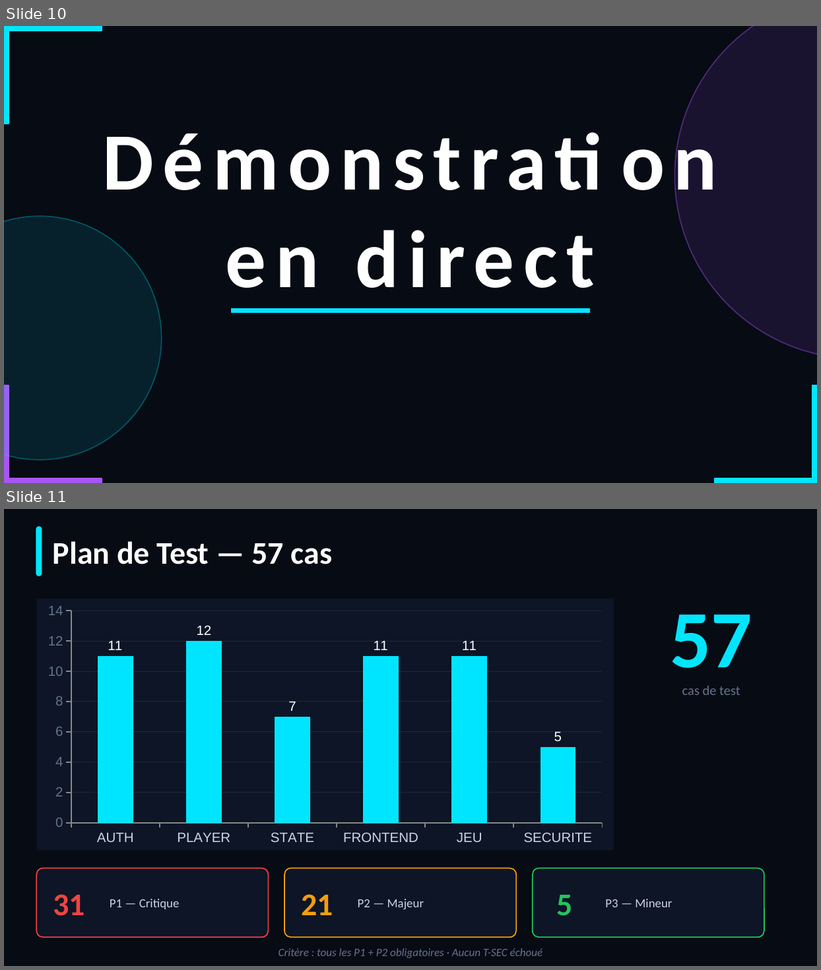
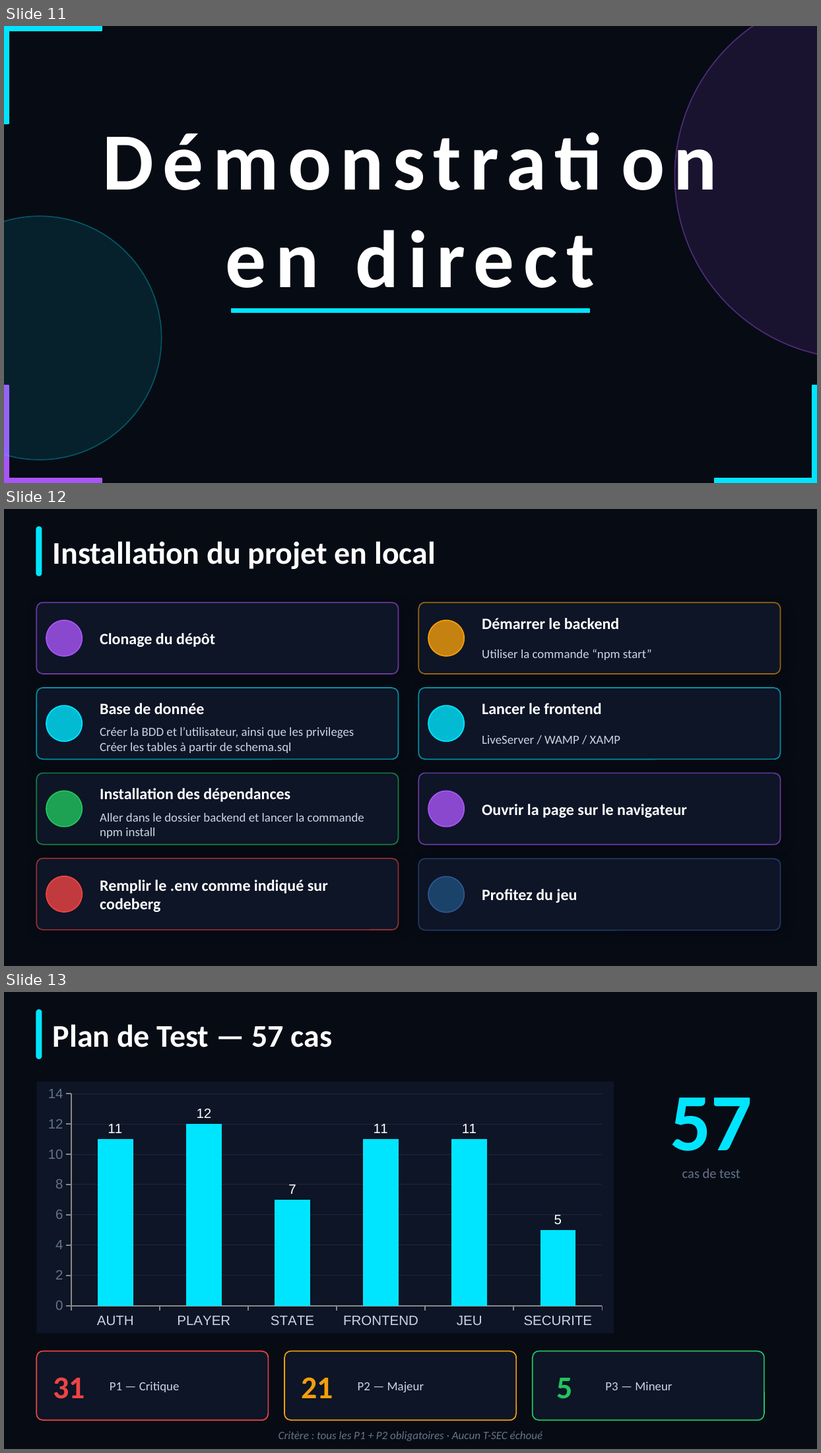
Before and after one commit to Vyzoin/Neuropulse, a slide deck: Presentation_Neuropulse.pptx. Shown one above the other, each under a label of ours: slides 10 and 11 before the commit, slides 11, 12 and 13 after it. The pictures are 821x970 and 821x1453 pixels, drawn with LibreOffice and Linux fonts; fonts in the diff are those of the drawing. Boxes give left, top, right and bottom in pixels: in the first picture for what was removed or moved away, otherwise in the second. Text is boxed around its words. In the diff, an @@ line names an element or a change of style, - is before the commit and + after.

```diff
--- a/Presentation_Neuropulse.pptx
+++ b/Presentation_Neuropulse.pptx
@@ slide 12 added at box(4, 509, 817, 966), background #070B14 @@
@@ rounded rectangle added at box(36, 527, 42, 576), fill #00E5FF, outline #00E5FF 1 pt @@
@@ text added at box(53, 541, 436, 569), 28 pt, text #FFFFFF, bold @@
+Installation du projet en local
@@ rounded rectangle added at box(36, 603, 399, 674), fill #0D1526, outline #A855F7 1 pt @@
@@ rounded rectangle added at box(418, 603, 781, 674), fill #0D1526, outline #F59E0B 1 pt @@
@@ ellipse added at box(46, 621, 82, 656), fill #A855F7 at 80% opacity, outline #A855F7 1 pt @@
@@ ellipse added at box(428, 621, 464, 656), fill #F59E0B at 80% opacity, outline #F59E0B 1 pt @@
@@ text added at box(482, 618, 619, 629), 14 pt, text #FFFFFF, bold @@
+Démarrer le backend
@@ text added at box(100, 633, 215, 647), 14 pt, text #FFFFFF, bold @@
+Clonage du dépôt
@@ text added at box(482, 649, 652, 660), 11 pt, text #CBD5E1 @@
+Utiliser la commande “npm start”
@@ rounded rectangle added at box(36, 688, 399, 759), fill #0D1526, outline #00E5FF 1 pt @@
@@ ellipse added at box(46, 706, 82, 741), fill #00E5FF at 80% opacity, outline #00E5FF 1 pt @@
@@ text added at box(100, 703, 205, 714), 14 pt, text #FFFFFF, bold @@
+Base de donnée
@@ rounded rectangle added at box(418, 688, 781, 759), fill #0D1526, outline #00E5FF 1 pt @@
@@ ellipse added at box(428, 706, 464, 741), fill #00E5FF at 80% opacity, outline #00E5FF 1 pt @@
@@ text added at box(482, 703, 601, 714), 14 pt, text #FFFFFF, bold @@
+Lancer le frontend
@@ text added at box(100, 727, 354, 753), 11 pt, text #CBD5E1 @@
+Créer la BDD et l’utilisateur, ainsi que les privileges
+Créer les tables à partir de schema.sql
@@ text added at box(482, 735, 621, 744), 11 pt, text #CBD5E1 @@
+LiveServer / WAMP / XAMP
@@ rounded rectangle added at box(36, 773, 399, 845), fill #0D1526, outline #22C55E 1 pt @@
@@ rounded rectangle added at box(418, 773, 781, 845), fill #0D1526, outline #A855F7 1 pt @@
@@ ellipse added at box(46, 791, 82, 827), fill #22C55E at 80% opacity, outline #22C55E 1 pt @@
@@ text added at box(100, 788, 290, 802), 14 pt, text #FFFFFF, bold @@
+Installation des dépendances
@@ ellipse added at box(428, 791, 464, 827), fill #A855F7 at 80% opacity, outline #A855F7 1 pt @@
@@ text added at box(482, 804, 687, 818), 14 pt, text #FFFFFF, bold @@
+Ouvrir la page sur le navigateur
@@ text added at box(100, 813, 364, 838), 11 pt, text #CBD5E1 @@
+Aller dans le dossier backend et lancer la commande
+npm install
@@ rounded rectangle added at box(36, 859, 399, 930), fill #0D1526, outline #EF4444 1 pt @@
@@ rounded rectangle added at box(418, 859, 781, 930), fill #0D1526, outline #2F5597 1 pt @@
@@ ellipse added at box(46, 877, 82, 912), fill #EF4444 at 80% opacity, outline #EF4444 1 pt @@
@@ text added at box(100, 880, 328, 912), 14 pt, text #FFFFFF, bold @@
+Remplir le .env comme indiqué sur codeberg
@@ ellipse added at box(428, 877, 464, 912), fill #1F4E79 at 80% opacity, outline #2F5597 1 pt @@
@@ text added at box(482, 889, 577, 903), 14 pt, text #FFFFFF, bold @@
+Profitez du jeu
@@ what was slide 10 is now slide 11 @@
@@ what was slide 11 is now slide 13 @@
```
Also in this commit, not shown: 1 slide changed, 1 other slide added, 2 other files.
